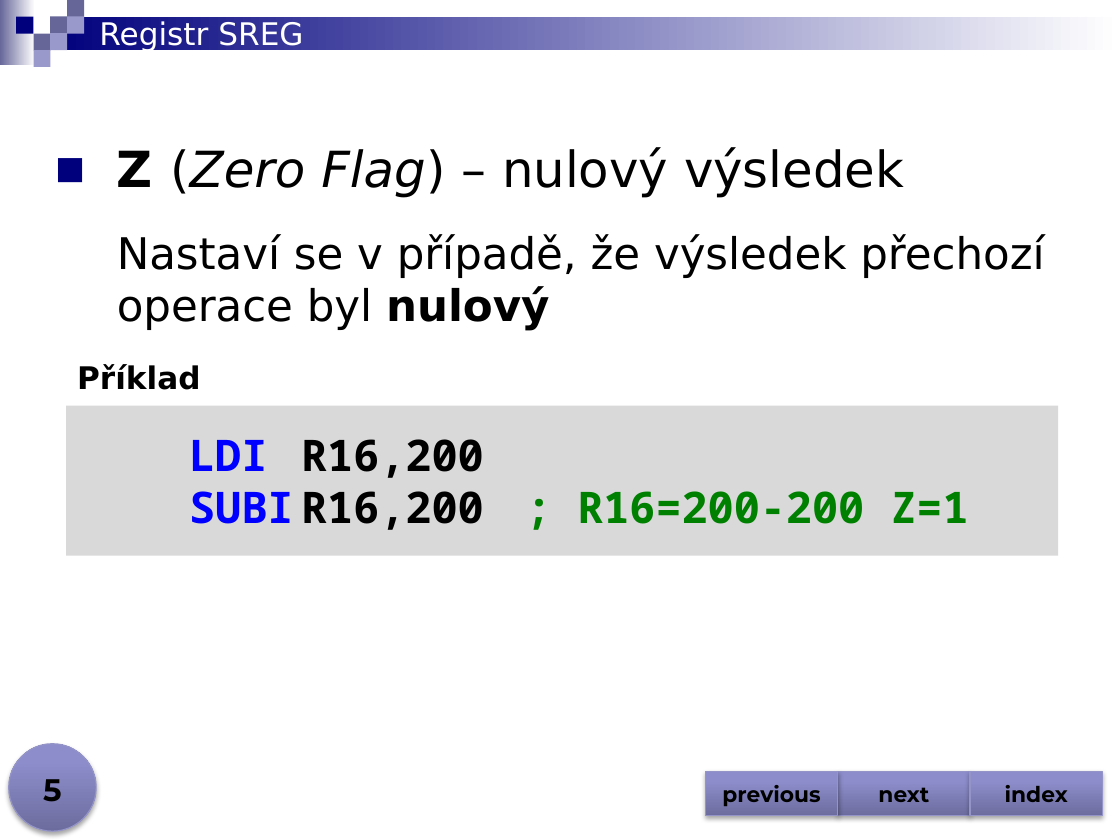
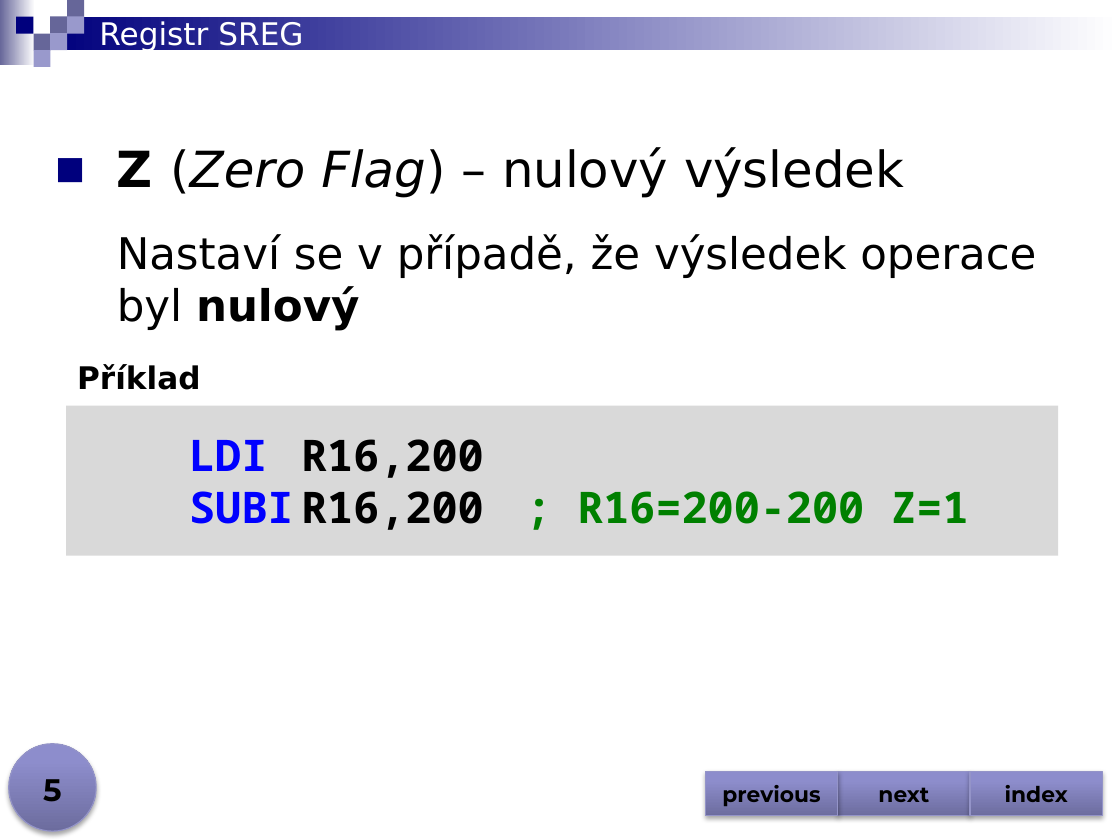
Before and after one commit to jjasik/spse, a slide deck: slide 5 of tridy/progres/files/2026-2027/mit/avr_instrukce.pptx. Drawn at 1120x840 pixels with LibreOffice and Linux fonts; fonts in the diff are those of the drawing. Boxes give left, top, right and bottom in pixels: in the first picture for what was removed or moved away, otherwise in the second. Text is boxed around its words. In the diff, an @@ line names an element or a change of style, - is before the commit and + after.

```diff
--- a/tridy/progres/files/2026-2027/mit/avr_instrukce.pptx
+++ b/tridy/progres/files/2026-2027/mit/avr_instrukce.pptx
@@ text at bbox=[117, 234, 1036, 331]: text changed @@
-Nastaví se v případě, že výsledek přechozí operace byl nulový
+Nastaví se v případě, že výsledek operace byl nulový
```
Also in this commit, not shown: 18 slides removed, 7 other files.
